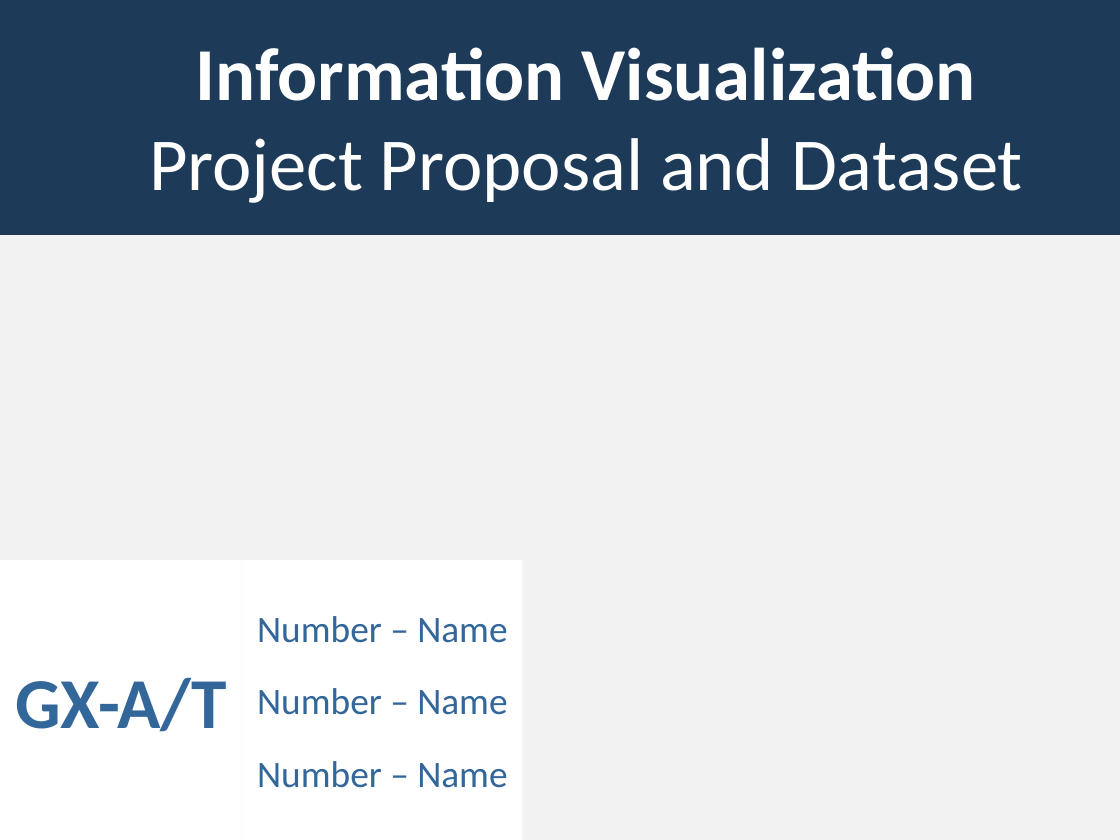
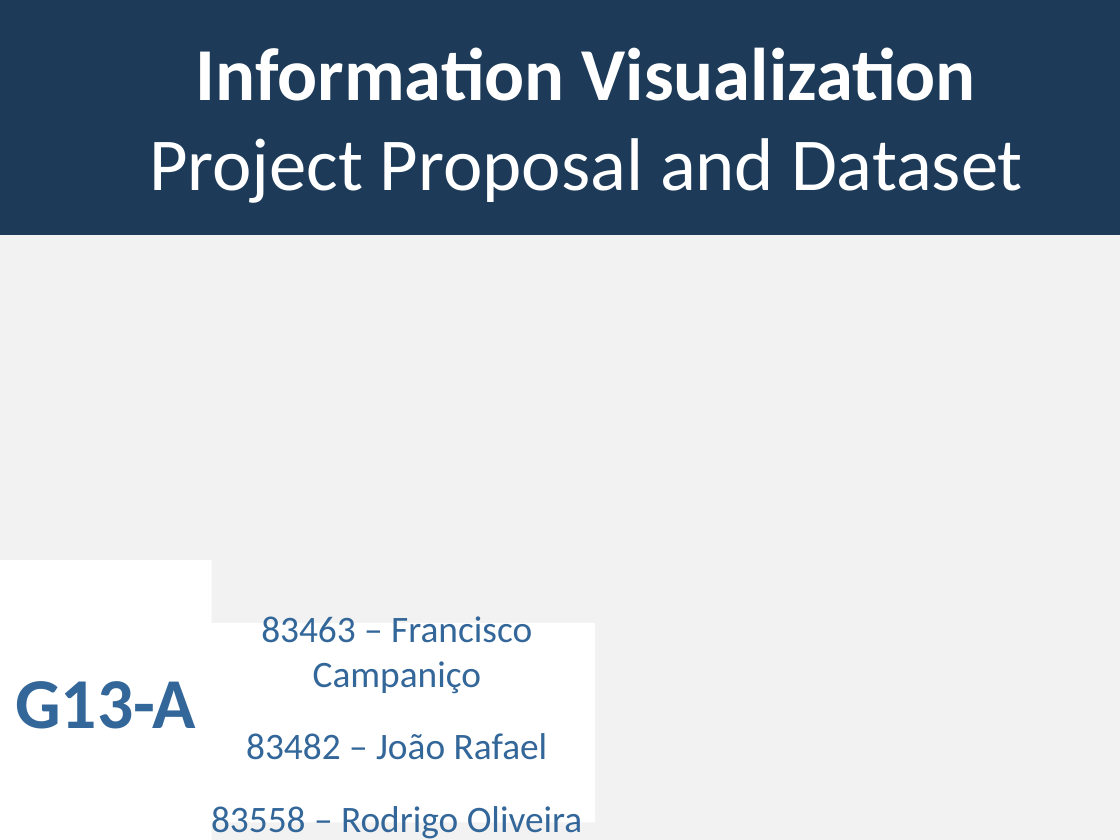
Before and after one commit to lucasrafael98/IV1819-esports, a slide deck: slide 1 of docs/Checkpoint II - Presentation.pptx. Drawn at 1120x840 pixels with LibreOffice and Linux fonts; fonts in the diff are those of the drawing; background and template pictures are left out. Boxes give left, top, right and bottom in pixels: in the first picture for what was removed or moved away, otherwise in the second. Text is boxed around its words. In the diff, an @@ line names an element or a change of style, - is before the commit and + after.

```diff
--- a/docs/Checkpoint II - Presentation.pptx
+++ b/docs/Checkpoint II - Presentation.pptx
@@ text "G13-A": place and size @@
-text "G13-A" at box(0, 560, 243, 840)
+text "G13-A" at box(0, 560, 212, 840)
@@ rectangle "83463 – Francisco Campaniço": place and size @@
-rectangle "83463 – Francisco Campaniço" at box(243, 560, 523, 840)
+rectangle "83463 – Francisco Campaniço" at box(198, 623, 595, 822)
@@ text in rectangle at box(211, 616, 583, 839): text changed @@
-Number – Name
-Number – Name
-Number – Name
+83463 – Francisco Campaniço
+83482 – João Rafael
+83558 – Rodrigo Oliveira
@@ text at box(15, 681, 196, 729): text changed @@
-GX-A/T
+G13-A
```
Also in this commit, not shown: 5 other slides changed, 1 slide added.
